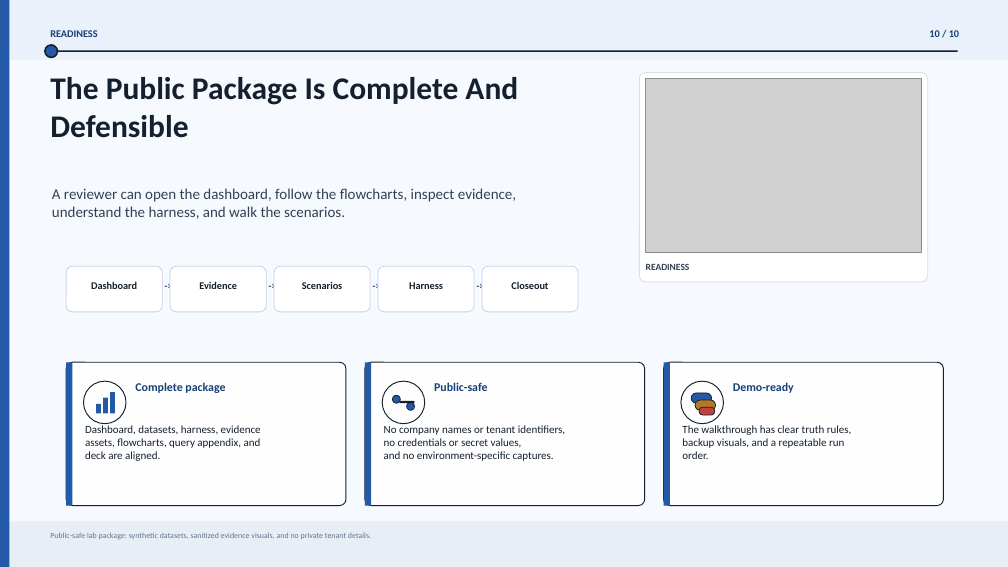
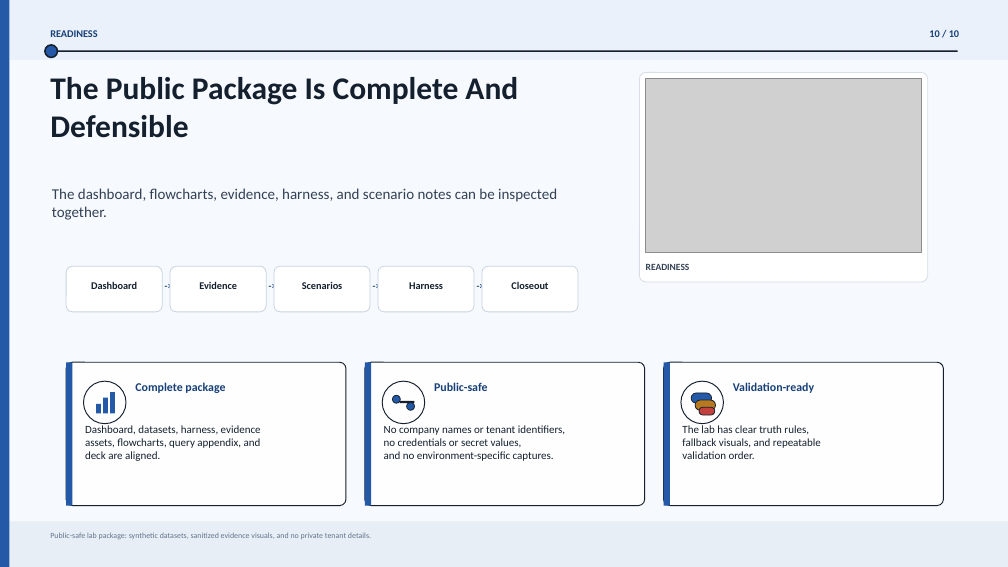
Before and after one commit to Kalla-Bhanu/CloudSec-SOC-Detection-Lab, a slide deck: slide 10 of docs/deck/cloudsec-soc-detection-lab.pptx. Drawn at 1008x567 pixels with LibreOffice and Linux fonts; fonts in the diff are those of the drawing; grey boxes stand for pictures. Boxes give left, top, right and bottom in pixels: in the first picture for what was removed or moved away, otherwise in the second. Text is boxed around its words. In the diff, an @@ line names an element or a change of style, - is before the commit and + after.

Commit message:
Polish public lab documentation and validation

```diff
--- a/docs/deck/cloudsec-soc-detection-lab.pptx
+++ b/docs/deck/cloudsec-soc-detection-lab.pptx
@@ text at [52,188,557,220]: text changed @@
-A reviewer can open the dashboard, follow the flowcharts, inspect evidence, understand the harness, and walk the scenarios.
+The dashboard, flowcharts, evidence, harness, and scenario notes can be inspected together.
@@ text at [733,382,814,393]: text changed @@
-Demo-ready
+Validation-ready
@@ text at [682,425,821,459]: text changed @@
-The walkthrough has clear truth rules,
-backup visuals, and a repeatable run
-order.
+The lab has clear truth rules,
+fallback visuals, and repeatable
+validation order.
```
Also in this commit, not shown: 4 other slides changed, 37 other files.
